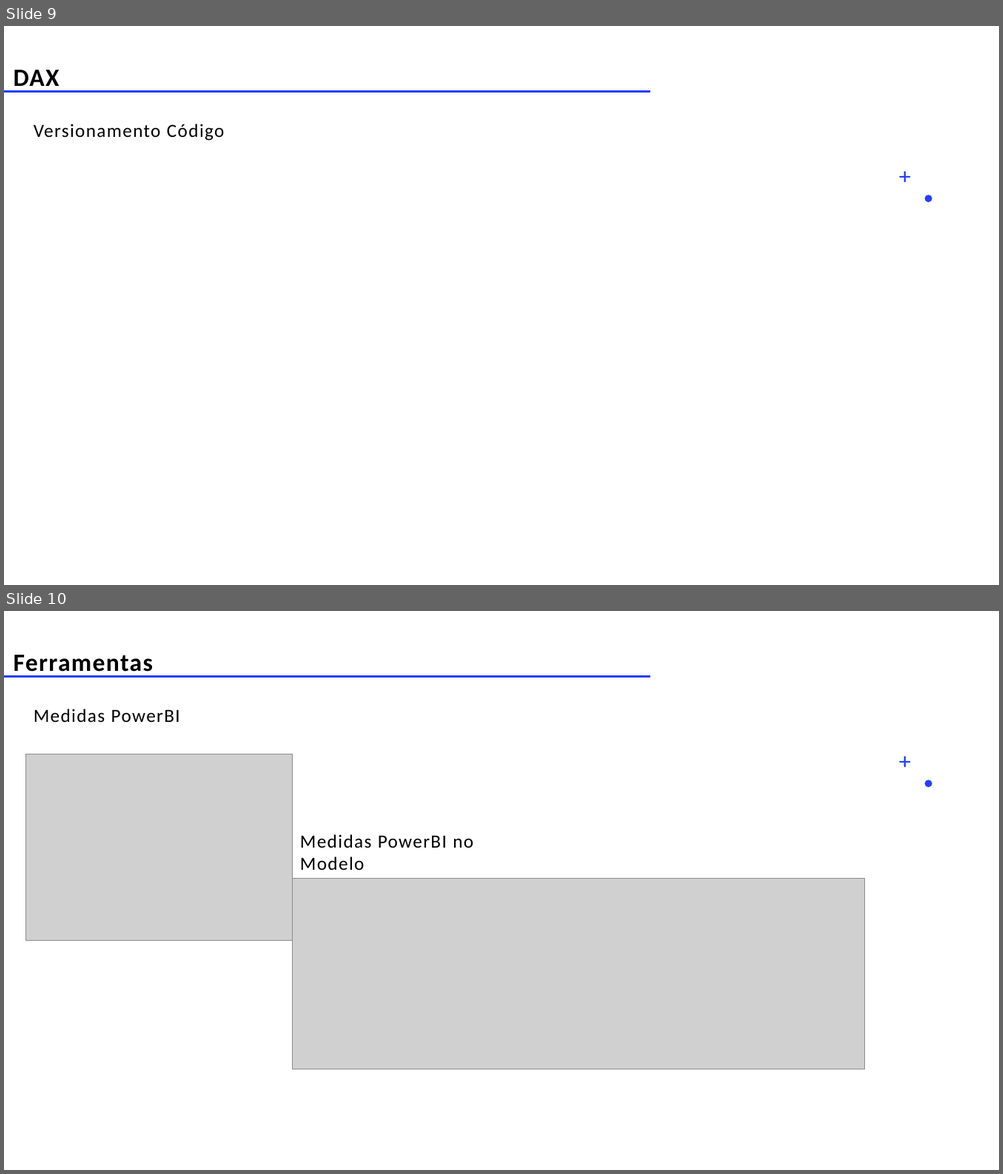
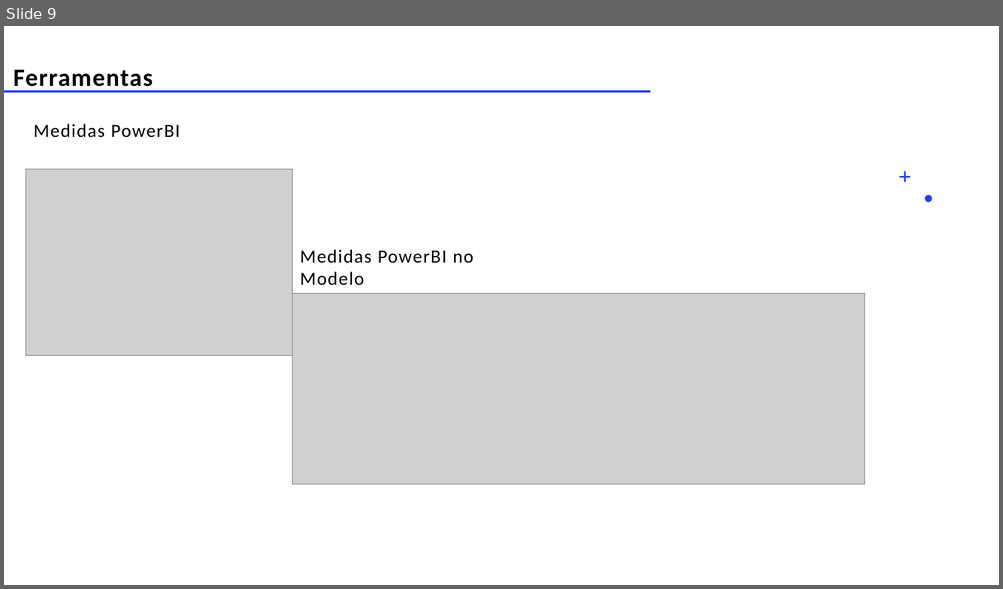
Before and after one commit to brunomartinsconnectdf/PocCFMDevelop, a slide deck: POCCFM.pptx. Shown one above the other, each under a label of ours: slides 9 and 10 before the commit, slide 9 after it. The pictures are 1003x1174 and 1003x589 pixels, drawn with LibreOffice and Linux fonts; fonts in the diff are those of the drawing; grey boxes stand for pictures. Boxes give left, top, right and bottom in pixels: in the first picture for what was removed or moved away, otherwise in the second. Text is boxed around its words. In the diff, an @@ line names an element or a change of style, - is before the commit and + after.

```diff
--- a/POCCFM.pptx
+++ b/POCCFM.pptx
@@ slide 9 removed at (x1=4, y1=26, x2=999, y2=585), background #FFFFFF; not listed: 3 template elements that a slide beside it also shows @@
@@ text removed at (x1=14, y1=70, x2=60, y2=92) @@
-DAX
@@ text removed at (x1=34, y1=124, x2=225, y2=141) @@
-Versionamento Código
@@ what was slide 10 is now slide 9 @@
```
Also in this commit, not shown: 1 slide changed, 1 other file.
